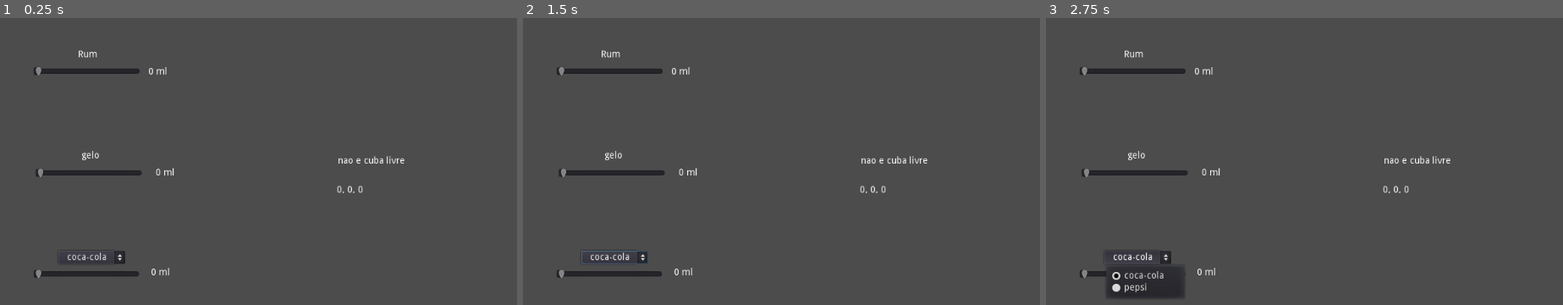
Above: before the commit, frames 1-3 (left to right).
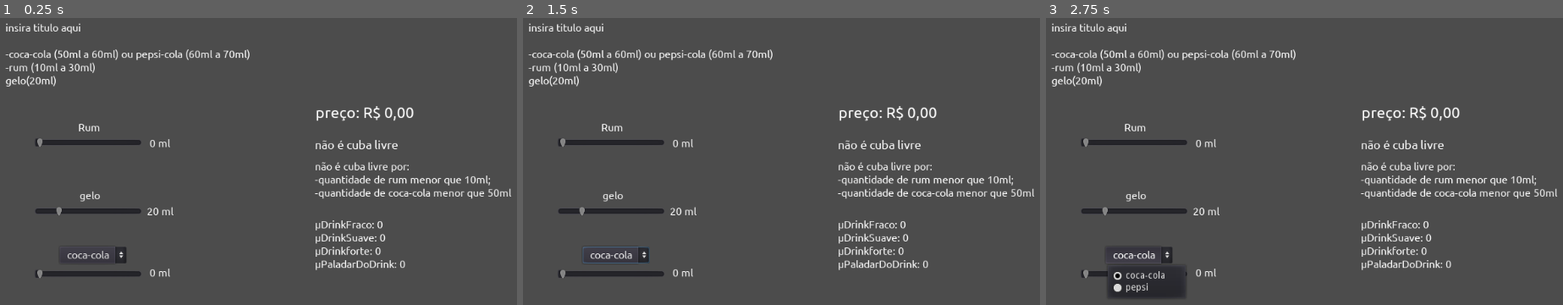
Above: after the commit, the same moments.

Repository: guiguizada/atividade_ia2
Game: Godot game, scene res://main.tscn
Same seed, same stepped clock (60 frames per second), same inputs: the game is played once before the commit and once after it.
Inputs:
- Up to frame 1 (0.25 s): no input
- Up to frame 2 (1.5 s): click "coca-cola" at 0.5 s; click "coca-cola" at 1.25 s
- Up to frame 3 (2.75 s): click "coca-cola" at 2 s

The runs differ from the first frame. In frame 1, 5.7% of the frame differs, in the area x 0-99%, y 1-91%; in frame 2, 5.8%; in frame 3, 5.9%, in the area x 0-99%, y 1-96%.

Commit message:
new file:   Ubuntu-R.ttf 	new file:   font.tres 	modified:   main.gd 	modified:   main.tscn

Diff:
--- /dev/null
+++ b/font.tres
@@ -0,0 +1,6 @@
+[gd_resource type="DynamicFont" load_steps=2 format=2]
+
+[ext_resource path="res://Ubuntu-R.ttf" type="DynamicFontData" id=1]
+
+[resource]
+font_data = ExtResource( 1 )
--- a/main.gd
+++ b/main.gd
@@ -15,7 +15,10 @@
 var drink_fraco
 var drink_suave
 var drink_forte
+var paladar_do_drink
 var cuba_livre = false
+var price
+var failure_reason = "não é cuba livre por:\n"
 onready var option_button = get_node("refrigerante_slider/OptionButton")
 onready var rum_slider = get_node("rum_slider")
 onready var gelo_slider = get_node("gelo_slider")
@@ -51,18 +54,21 @@
 func _process(delta):
 	#interface de usuario
 	refrigerante_tipo = option_button.get_selected_id()
+
+	refrigerante_label.text = str(refrigerante_quantidade)+" ml"
+	gelo_label.text = str(gelo_quantidade)+" ml"
+	rum_label.text = str(rum_quantidade)+" ml"
+	#$rum_slider/LineEdit.text = str(rum_quantidade)+" ml"
 	refrigerante_quantidade = refrigerante_slider.value
 	rum_quantidade = rum_slider.value
 	gelo_quantidade = gelo_slider.value
-	refrigerante_label.text = str(refrigerante_quantidade)+" ml"
-	gelo_label.text = str(gelo_quantidade)+" ml"
-	rum_label.text = str(rum_quantidade)+" ml"
 	#interface de usuario
 
 	#calculo de grau de pertinencia
 	#rum
 	if rum_quantidade<10:
 		rum_fraco = 0
+		failure_reason += "-quantidade de rum menor que 10ml;\n"
 	if  rum_quantidade>=10 and rum_quantidade<15:
 		rum_fraco = 1
 	if rum_quantidade>=15 and rum_quantidade<=20:
@@ -87,20 +93,24 @@
 		rum_forte = 1
 	if rum_quantidade>30:
 		rum_forte = 0
+		failure_reason += "-quantidade de rum maior que 30ml\n"
 	#rum
 	#gelo
 	if gelo_quantidade<20:
 		gelo = 0
+		failure_reason += "-quantidade de gelo menor que 20ml\n"
 	if gelo_quantidade == 20:
 		gelo = 1
 	if gelo_quantidade>20:
 		gelo = 0
+		failure_reason += "-quantidade de gelo maior que 20ml\n"
 	#gelo
 	#refrigerante
 	#coca-cola
 	if option_button.get_selected_id() == 0:
 		if refrigerante_quantidade<50:
 			refrigerante_forte = 0
+			failure_reason += "-quantidade de coca-cola menor que 50ml\n"
 		if refrigerante_quantidade>=50 and refrigerante_quantidade<52:
 			refrigerante_forte = 1
 		if refrigerante_quantidade>=52 and refrigerante_quantidade<=54:
@@ -125,11 +135,13 @@
 			refrigerante_fraco = 1
 		if refrigerante_quantidade>60:
 			refrigerante_fraco = 0
+			failure_reason += "-quantidade de coca-cola maior que 60ml\n"
 	#coca-cola
 	#pepsi
 	if option_button.get_selected_id() == 1:
 		if refrigerante_quantidade<60:
 			refrigerante_forte = 0
+			failure_reason += "-quantidade de pepsi-cola menor que 60ml\n"
 		if refrigerante_quantidade>=60 and refrigerante_quantidade<62:
 			refrigerante_forte = 1
 		if refrigerante_quantidade>=62 and refrigerante_quantidade<=64:
@@ -154,25 +166,39 @@
 			refrigerante_fraco = 1
 		if refrigerante_quantidade>70:
 			refrigerante_fraco = 0
+			failure_reason += "-quantidade de pepsi-cola maior que 70ml\n"
 	#pepsi
 	#refrigerante
 	#calculo de grau de pertinencia
 
-	#defuzzificacao
+	#defuzzificacao/output
 	drink_fraco = get_max(get_min(refrigerante_fraco, rum_fraco, gelo),get_min(refrigerante_fraco, rum_suave, gelo), get_min(refrigerante_suave, rum_fraco, gelo))
 	drink_suave = get_max(get_min(refrigerante_forte, rum_fraco, gelo), get_min(refrigerante_suave, rum_suave, gelo), get_min(refrigerante_fraco, rum_forte, gelo))
 	drink_forte = get_max(get_min(refrigerante_forte, rum_suave, gelo), get_min(refrigerante_forte, rum_forte, gelo), get_min(refrigerante_suave, rum_forte, gelo))
-	$Label2.text = str(drink_fraco)+", "+str(drink_suave)+", "+str(drink_forte)
 	if(drink_fraco>=drink_forte and drink_fraco>=drink_suave):
+		paladar_do_drink = drink_fraco
 		$Label.text = "drink fraco"
+		price = "R$ 15,00"
 		cuba_livre = true
 	if(drink_suave>=drink_forte and drink_suave>=drink_fraco):
+		paladar_do_drink = drink_suave
 		$Label.text = "drink suave"
+		price = "R$ 20,00"
 		cuba_livre = true
 	if(drink_forte>=drink_fraco and drink_forte>=drink_suave):
+		paladar_do_drink = drink_forte
 		$Label.text = "drink forte"
+		price = "R$ 25,00"
 		cuba_livre = true
 	if(drink_forte<=0 and drink_suave<=0 and drink_fraco<=0):
-		$Label.text = "nao e cuba livre"
+		paladar_do_drink = 0
+		$Label.text = "não é cuba livre"
+		price = "R$ 0,00"
 		cuba_livre = false
-	#defuzzificacao
+	$RichTextLabel2.text = "μDrinkFraco: "+str(drink_fraco)+"\nμDrinkSuave: "+str(drink_suave)+"\nμDrinkforte: "+str(drink_forte)+"\nμPaladarDoDrink: "+str(paladar_do_drink)
+	if cuba_livre:
+		failure_reason = ""
+	$RichTextLabel.text = failure_reason
+	failure_reason = "não é cuba livre por:\n"
+	$price.text = "preço: "+str(price)
+	#defuzzificacao/output
--- a/main.tscn
+++ b/main.tscn
@@ -1,6 +1,16 @@
-[gd_scene load_steps=2 format=2]
+[gd_scene load_steps=6 format=2]
 
 [ext_resource path="res://main.gd" type="Script" id=1]
+[ext_resource path="res://font.tres" type="DynamicFont" id=2]
+[ext_resource path="res://Ubuntu-R.ttf" type="DynamicFontData" id=3]
+
+[sub_resource type="DynamicFont" id=1]
+size = 18
+font_data = ExtResource( 3 )
+
+[sub_resource type="DynamicFont" id=2]
+size = 23
+font_data = ExtResource( 3 )
 
 [node name="main" type="Control"]
 anchor_right = 1.0
@@ -8,17 +18,18 @@
 script = ExtResource( 1 )
 
 [node name="rum_slider" type="HSlider" parent="."]
-margin_left = 217.655
-margin_top = 152.33
-margin_right = 379.655
-margin_bottom = 168.33
+margin_left = 220.0
+margin_top = 259.71
+margin_right = 382.0
+margin_bottom = 275.71
 step = 0.5
 
 [node name="Label" type="Label" parent="rum_slider"]
-margin_left = 169.407
+margin_left = 170.0
 margin_top = -10.1419
-margin_right = 209.407
+margin_right = 210.0
 margin_bottom = 28.8581
+custom_fonts/font = ExtResource( 2 )
 text = "0"
 align = 1
 valign = 1
@@ -28,21 +39,37 @@
 margin_top = -24.1426
 margin_right = 119.57
 margin_bottom = -10.1426
+custom_fonts/font = ExtResource( 2 )
 text = "Rum"
 align = 1
 
+[node name="RichTextLabel" type="RichTextLabel" parent="rum_slider"]
+margin_left = -44.0
+margin_top = -175.0
+margin_right = 331.0
+margin_bottom = -64.0
+custom_fonts/normal_font = ExtResource( 2 )
+text = "insira titulo aqui
+
+-coca-cola (50ml a 60ml) ou pepsi-cola (60ml a 70ml)
+-rum (10ml a 30ml)
+gelo(20ml)"
+
 [node name="gelo_slider" type="HSlider" parent="."]
-margin_left = 221.16
-margin_top = 305.612
-margin_right = 383.16
-margin_bottom = 321.612
+margin_left = 220.0
+margin_top = 364.002
+margin_right = 382.0
+margin_bottom = 380.002
 step = 0.5
+value = 20.0
+ticks_on_borders = true
 
 [node name="Label" type="Label" parent="gelo_slider"]
-margin_left = 176.776
+margin_left = 170.0
 margin_top = -11.3437
-margin_right = 216.776
+margin_right = 210.0
 margin_bottom = 27.6563
+custom_fonts/font = ExtResource( 2 )
 text = "0"
 align = 1
 valign = 1
@@ -52,41 +79,65 @@
 margin_top = -24.8639
 margin_right = 104.303
 margin_bottom = -10.8639
+custom_fonts/font = ExtResource( 2 )
 text = "gelo"
 align = 1
 
 [node name="refrigerante_slider" type="HSlider" parent="."]
-margin_left = 218.317
+margin_left = 220.0
 margin_top = 458.659
-margin_right = 380.317
+margin_right = 382.0
 margin_bottom = 474.659
 step = 0.5
 
 [node name="Label" type="Label" parent="refrigerante_slider"]
-margin_left = 172.565
+margin_left = 170.0
 margin_top = -12.8977
-margin_right = 212.565
+margin_right = 210.0
 margin_bottom = 26.1023
+custom_fonts/font = ExtResource( 2 )
 text = "0"
 align = 1
 valign = 1
 
 [node name="OptionButton" type="OptionButton" parent="refrigerante_slider"]
 margin_left = 37.7099
-margin_top = -27.2853
+margin_top = -32.5485
 margin_right = 138.71
-margin_bottom = -7.28528
+margin_bottom = -7.54848
+custom_fonts/font = ExtResource( 2 )
 toggle_mode = true
 align = 1
 
 [node name="Label" type="Label" parent="."]
-margin_left = 678.594
-margin_top = 288.933
-margin_right = 718.594
-margin_bottom = 302.933
+margin_left = 643.669
+margin_top = 260.963
+margin_right = 683.669
+margin_bottom = 281.963
+custom_fonts/font = SubResource( 1 )
+text = "fsefsef"
 
-[node name="Label2" type="Label" parent="."]
-margin_left = 676.694
-margin_top = 332.633
-margin_right = 716.694
-margin_bottom = 346.633
+[node name="RichTextLabel" type="RichTextLabel" parent="."]
+margin_left = 644.0
+margin_top = 295.0
+margin_right = 964.0
+margin_bottom = 396.0
+rect_pivot_offset = Vector2( -1212, 66.1057 )
+custom_fonts/normal_font = ExtResource( 2 )
+
+[node name="RichTextLabel2" type="RichTextLabel" parent="."]
+margin_left = 644.0
+margin_top = 383.0
+margin_right = 819.0
+margin_bottom = 463.0
+rect_pivot_offset = Vector2( -1212, 66.1057 )
+custom_fonts/normal_font = ExtResource( 2 )
+
+[node name="price" type="Label" parent="."]
+margin_left = 645.0
+margin_top = 203.0
+margin_right = 782.0
+margin_bottom = 243.0
+custom_fonts/font = SubResource( 2 )
+text = "preco: R$ 0.0"
+valign = 1
Binary file added: Ubuntu-R.ttf
